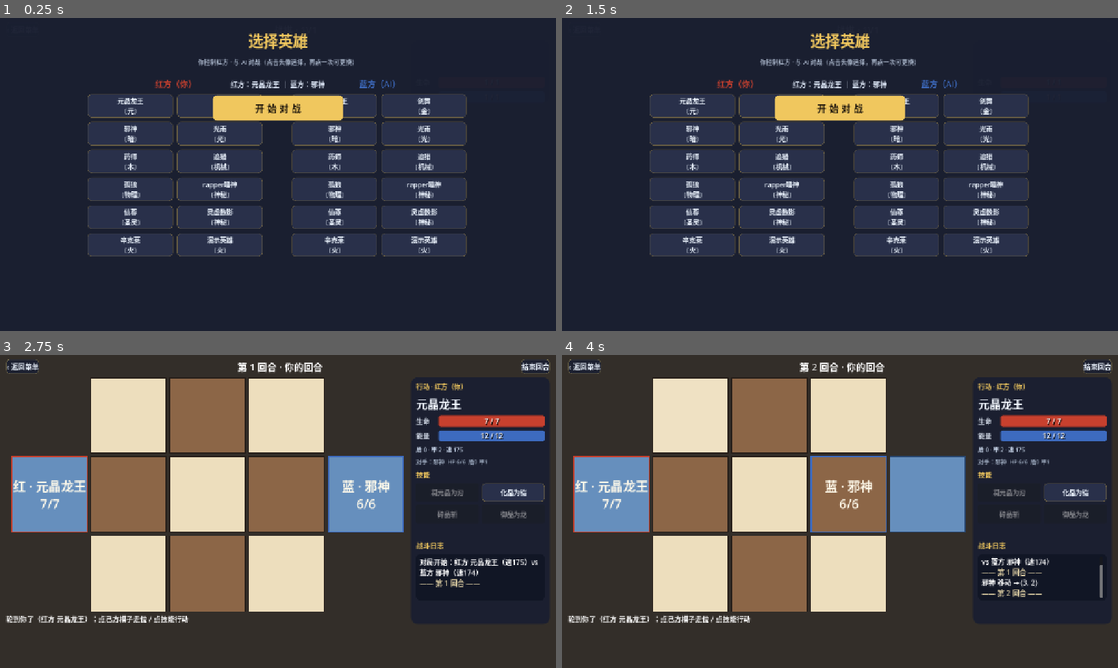
Above: before the commit, frames 1-4 (two rows, left to right).
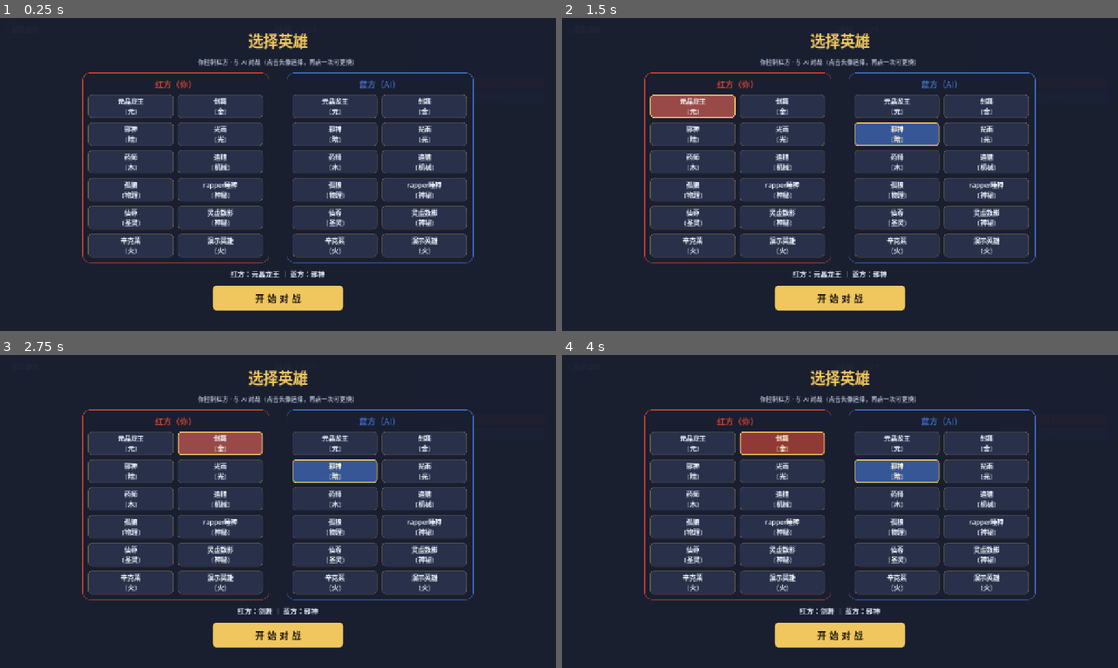
Above: after the commit, the same moments.

Repository: CBWZS-Cyber/zhanqi-godot
Game: Godot game, scene res://scenes/Duel.tscn
Same seed, same stepped clock (60 frames per second), same inputs: the game is played once before the commit and once after it. This scene is started directly instead of the project's main scene.
Inputs (mouse positions are in pixels of both pictures, inside the frame that each line leads up to):
- Up to frame 1 (0.25 s): no input
- Up to frame 2 (1.5 s): click "‹ 返回菜单" at 0.5 s; click "元晶龙王 〔元〕" at 1.25 s
- Up to frame 3 (2.75 s): click "剑舞 〔金〕" at 2 s
- Up to frame 4 (4 s): click (1095, 367) at 2.75 s, where only the run before the commit has a clickable "结束回合"; click (689, 414) at 3.52 s

The runs differ from the first frame. In frame 1, 9.6% of the frame differs, in the area x 14-86%, y 17-94%; in frame 2, 12%; in frame 3, 86%; in frame 4, 86%, in the area x 0-100%, y 0-100%.

Commit message:
fix 选人卡片改 PanelContainer（修复高度塌陷导致开始按钮上浮遮挡英雄格）

Diff:
--- a/scripts/ui/duel.gd
+++ b/scripts/ui/duel.gd
@@ -420,8 +420,8 @@
 	v.add_child(sc)
 
 ## 一侧选择卡片（标题 + 2 列英雄按钮）
-func _pick_card(title_txt: String, col: Color, is_red: bool) -> Panel:
-	var card := Panel.new()
+func _pick_card(title_txt: String, col: Color, is_red: bool) -> PanelContainer:
+	var card := PanelContainer.new()
 	var cs := StyleBoxFlat.new()
 	cs.bg_color = COL_PANEL
 	cs.set_corner_radius_all(16)
@@ -430,7 +430,6 @@
 	card.add_theme_stylebox_override("panel", cs)
 	card.custom_minimum_size = Vector2(430, 0)
 	var mg := MarginContainer.new()
-	mg.set_anchors_preset(Control.PRESET_FULL_RECT)
 	mg.add_theme_constant_override("margin_left", 12)
 	mg.add_theme_constant_override("margin_right", 12)
 	mg.add_theme_constant_override("margin_top", 10)
